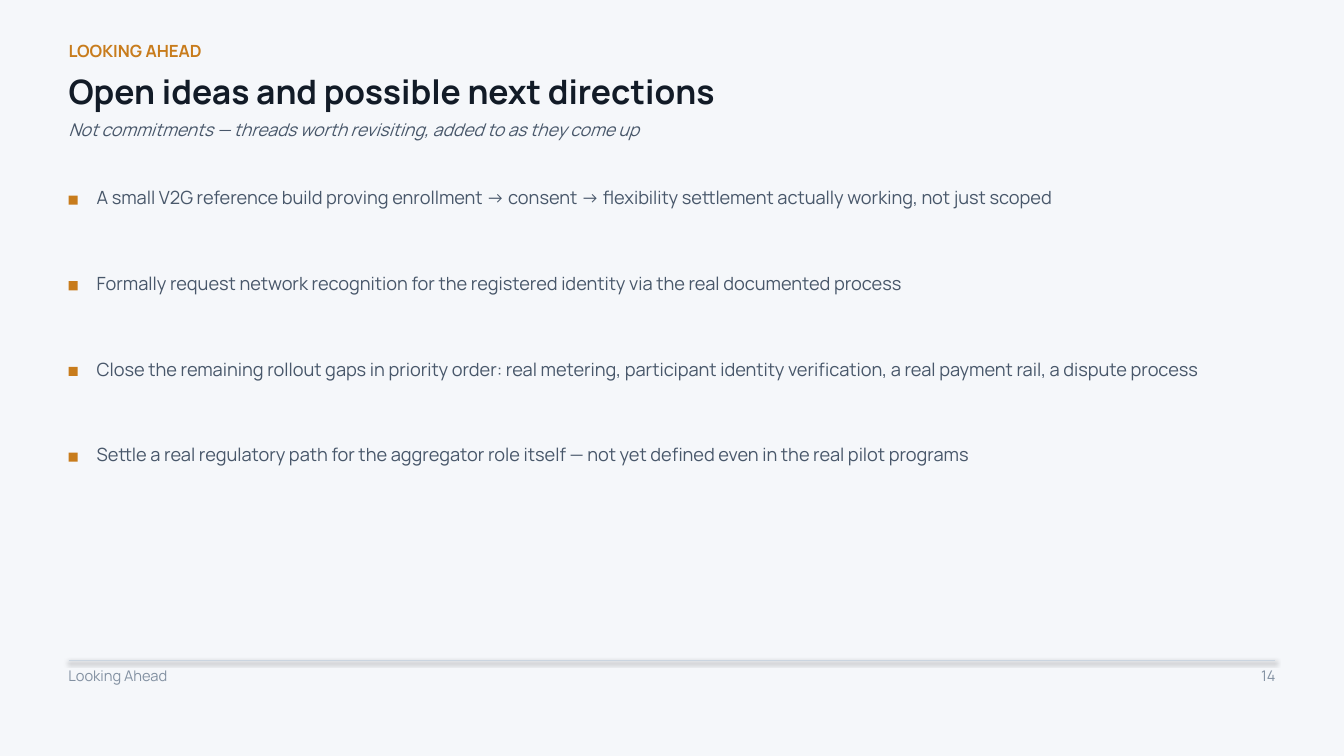
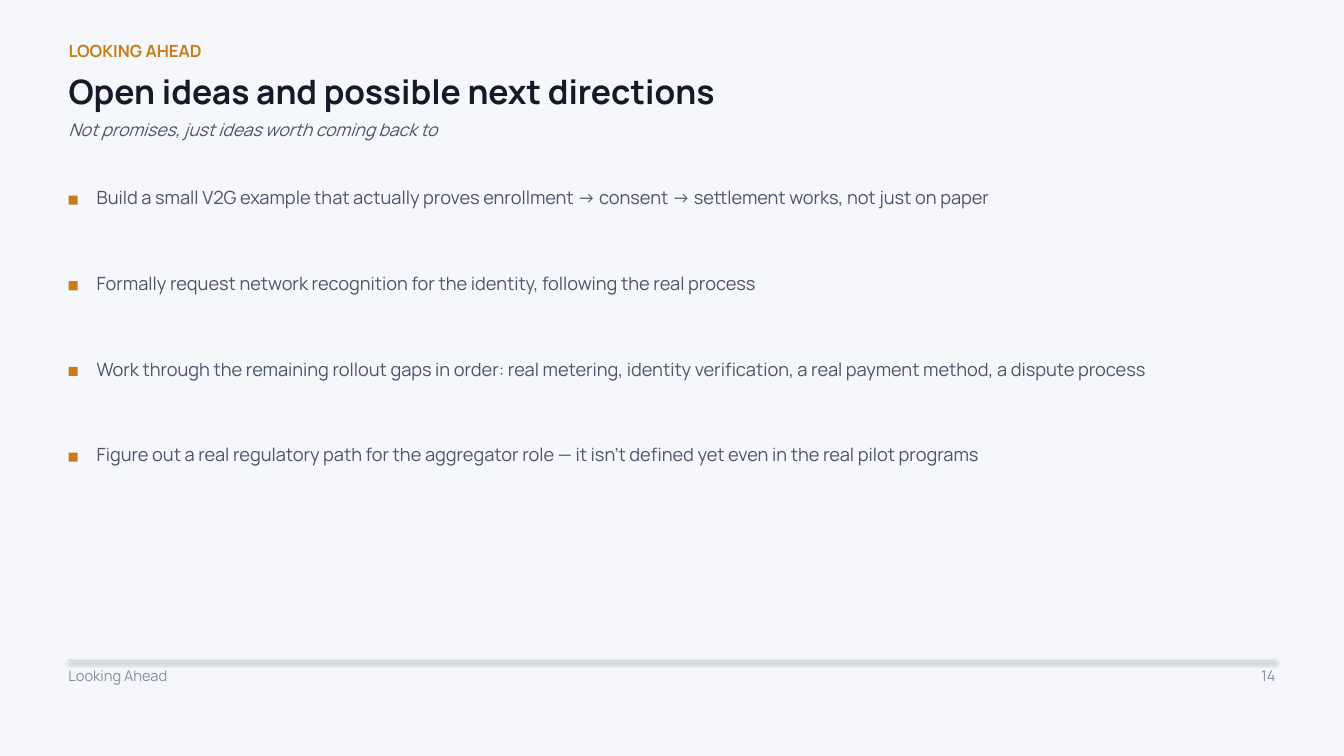
Before and after one commit to Sanjay-dev22/personal-deg, a slide deck: slide 14 of work-record/DEG-IES-Work-Record.pptx. Drawn at 1344x756 pixels with LibreOffice and Linux fonts; fonts in the diff are those of the drawing. Boxes give left, top, right and bottom in pixels: in the first picture for what was removed or moved away, otherwise in the second. Text is boxed around its words. In the diff, an @@ line names an element or a change of style, - is before the commit and + after.

```diff
--- a/work-record/DEG-IES-Work-Record.pptx
+++ b/work-record/DEG-IES-Work-Record.pptx
@@ text at bbox=[69, 123, 437, 141]: text changed @@
-Not commitments — threads worth revisiting, added to as they come up
+Not promises, just ideas worth coming back to
@@ text at bbox=[97, 190, 989, 209]: text changed @@
-A small V2G reference build proving enrollment → consent → flexibility settlement actually working, not just scoped
+Build a small V2G example that actually proves enrollment → consent → settlement works, not just on paper
@@ text at bbox=[97, 276, 755, 295]: text changed @@
-Formally request network recognition for the registered identity via the real documented process
+Formally request network recognition for the identity, following the real process
@@ text at bbox=[97, 362, 1145, 381]: text changed @@
-Close the remaining rollout gaps in priority order: real metering, participant identity verification, a real payment rail, a dispute process
+Work through the remaining rollout gaps in order: real metering, identity verification, a real payment method, a dispute process
@@ text at bbox=[97, 447, 979, 466]: text changed @@
-Settle a real regulatory path for the aggregator role itself — not yet defined even in the real pilot programs
+Figure out a real regulatory path for the aggregator role — it isn't defined yet even in the real pilot programs
```
Also in this commit, not shown: 13 other slides changed.
